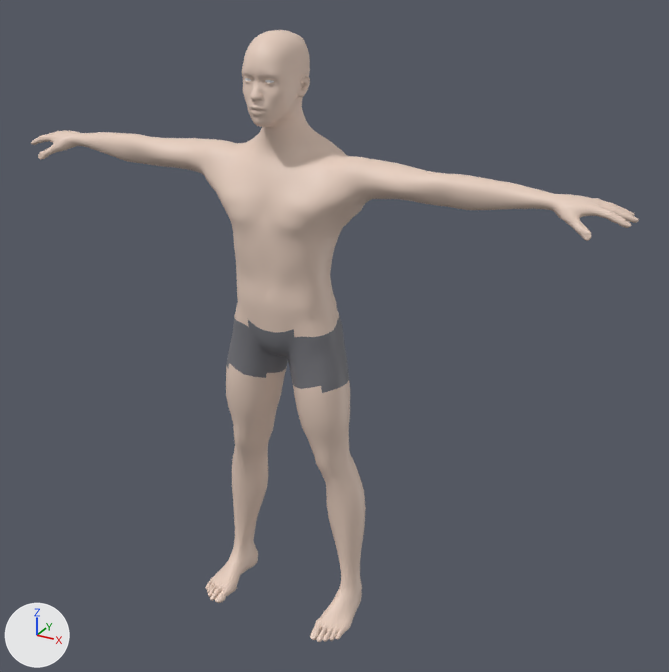
The Blender file Art/Characters/Base/BaseBody_Male.blend, before and after one commit.
Camera for both pictures: a camera (50 mm lens) standing at (1.328, -2.158, 2.024) and looking at (0.125, 0.029, 0.93). The lights are fixed; the arrows at lower left show +X, +Y and +Z. The picture after the commit comes second.

The scene before the commit, as lines of its bpy script (objects in view):
```python
mat_m_skin = principled_material('M_Skin')
mat_m_skin.base_color = (0.8, 0.62, 0.52)  # beige #e7cebf
me_sk_basebody_male = bpy.data.meshes.new('SK_BaseBody_Male')
me_sk_basebody_male.from_pydata(...)  # 13524 vertices, 13518 faces; spans x -0.94..0.94, y -0.22..0.1, z 0.0..1.79
me_sk_basebody_male.polygons.foreach_set('use_smooth', [True] * 13518)
# faces by material slot: [12976, 140, 402]
me_sk_basebody_male.materials.append(mat_m_skin)  # beige #e7cebf
me_sk_basebody_male.materials.append(mat_m_eyes)  # white #f9f9f9
me_sk_basebody_male.materials.append(mat_m_underwear)  # grey #76767c
ob_sk_basebody_male = bpy.data.objects.new('SK_BaseBody_Male', me_sk_basebody_male)
ob_sk_basebody_male.location = (0.0, 0.0, 0.0)
```
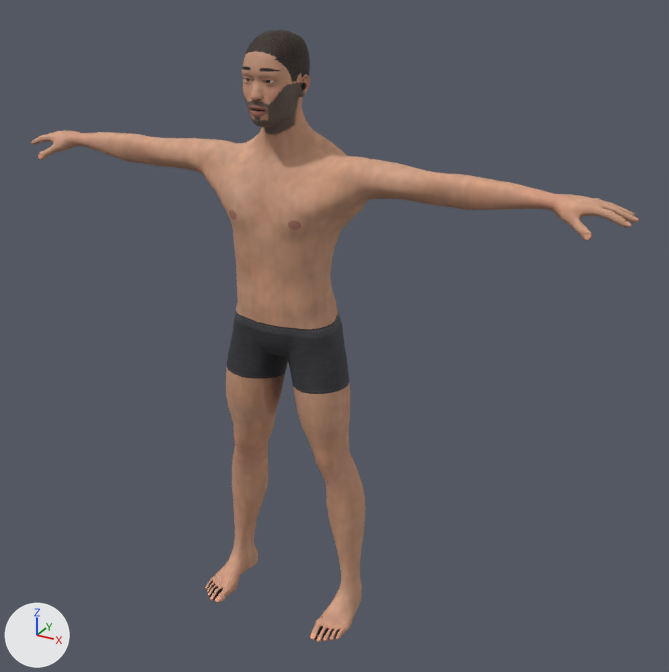
The change, as a diff of the scene's bpy script:
```diff
--- a/Art/Characters/Base/BaseBody_Male.blend.py
+++ b/Art/Characters/Base/BaseBody_Male.blend.py
@@ img_t_body_male_beard_png @@
+img_t_body_male_beard_png = load_image('T_Body_Male_Beard.png', 'Textures/T_Body_Male_Beard.png', 2048, 2048, 'Non-Color')
@@ img_t_body_male_basecolor_bl_png @@
+img_t_body_male_basecolor_bl_png = load_image('T_Body_Male_BaseColor_BL.png', 'Textures/T_Body_Male_BaseColor_BL.png', 2048, 2048, 'sRGB')
@@ mat_m_skin @@
 n0 = _N.new('ShaderNodeBsdfPrincipled'); n0.name = 'Principled BSDF'
-n0.inputs[0].default_value = (0.8, 0.62, 0.52, 1.0)  # 'Base Color', beige #e7cebf
+n0.inputs[2].default_value = 0.75  # 'Roughness'
 n1 = _N.new('ShaderNodeOutputMaterial'); n1.name = 'Material Output'
+n2 = _N.new('ShaderNodeTexImage'); n2.name = 'Image Texture'
+n2.image = img_t_body_male_basecolor_bl_png
+n3 = _N.new('ShaderNodeTexImage'); n3.name = 'Image Texture.001'
+n3.image = img_t_body_male_beard_png
+n4 = _N.new('ShaderNodeMix'); n4.name = 'Mix'
+n4.data_type = 'RGBA'
+n4.inputs[7].default_value = (0.09, 0.07, 0.06, 1.0)  # 'B', brown #554b45
 _L.new(n0.outputs[0], n1.inputs[0])  # 'BSDF' to 'Surface'
+_L.new(n3.outputs[0], n4.inputs[0])  # 'Color' to 'Factor'
+_L.new(n2.outputs[0], n4.inputs[6])  # 'Color' to 'A'
+_L.new(n4.outputs[2], n0.inputs[0])  # 'Result' to 'Base Color'
@@ me_sk_basebody_male @@
 me_sk_basebody_male.from_pydata(...)  # 13524 vertices, 13518 faces; spans x -0.94..0.94, y -0.22..0.1, z 0.0..1.79
 # used by ob_sk_basebody_male; location = (0.0, 0.0, 0.0)
+# me_sk_basebody_male part 1: all 402 faces that had it switch from mat_m_underwear (grey #76767c) to mat_m_skin
 me_sk_basebody_male.materials.append(mat_m_eyes)
```

Boxes (x1, y1, x2, y2) around the edits, measured in the pictures (669 x 672 px):
'SK_BaseBody_Male', surface changed, recoloured (beige to brown): (31, 30, 639, 642) in both
part 1 of me_sk_basebody_male, recoloured (grey to black): (227, 316, 349, 393) in both
